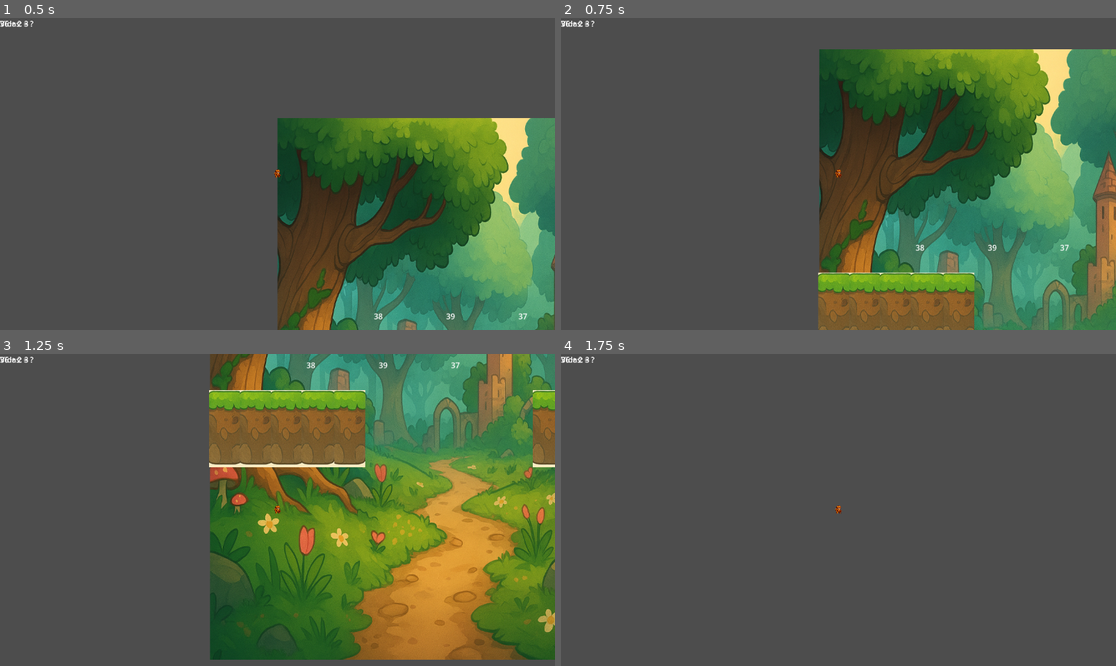
Above: before the commit, frames 1-4 (two rows, left to right).
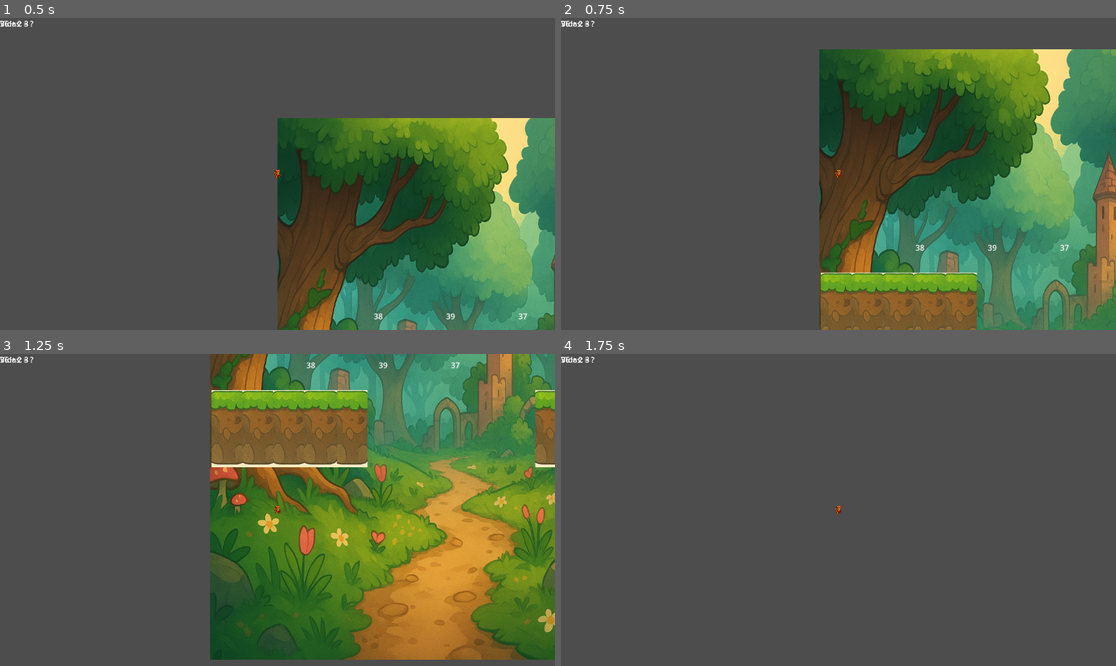
Above: after the commit, the same moments.

Repository: JoaooHolanda/ponte_dos_numeros
Game: Godot game, scene res://Cenas/fase_1.tscn
The game is run twice, just before and just after one commit, with the same random seed, the same clock (stepped at 60 frames per second) and the same inputs. This scene is started directly instead of the project's main scene.
Inputs:
- Up to frame 1 (0.5 s): no input
- Up to frame 2 (0.75 s): tap Enter (ui_accept) at 0.5 s; hold Right (ui_right) from 0.53 s (still down)
- Up to frame 3 (1.25 s): keep holding Right (ui_right); tap Enter (ui_accept) at 0.77 s
- Up to frame 4 (1.75 s): keep holding Right (ui_right); tap Enter (ui_accept) at 1.52 s

Frame 1 is identical in both runs. In frame 2, 0.9% of the frame differs, in the area x 46-75%, y 81-100%; in frame 3, 1.3%, in the area x 37-100%, y 11-37%; in frame 4, nothing differs.

Commit message:
colisões corrigidas/tilemapcorrigido

Diff:
--- a/Assets/tileSets/atlas.tres
+++ b/Assets/tileSets/atlas.tres
@@ -6151,4 +6151,6 @@
 63:95/0 = 0
 
 [resource]
+physics_layer_0/collision_layer = 1
+physics_layer_0/collision_mask = 2
 sources/0 = SubResource("TileSetAtlasSource_eo7lk")
--- a/Cenas/fase_1.tscn
+++ b/Cenas/fase_1.tscn
@@ -15,6 +15,7 @@
 expand_mode = 1
 
 [node name="TileMap" type="TileMap" parent="."]
+position = Vector2(5, 0)
 tile_set = ExtResource("3_00j4k")
 format = 2
 layer_0/tile_data = PackedInt32Array(1900544, 1900544, 38, 1966080, 1900544, 39, 2031616, 1900544, 40, 2097152, 1900544 …(11357 unchanged characters)…
@@ -36,4 +37,4 @@
 [node name="somDeErro" type="AudioStreamPlayer2D" parent="."]
 
 [node name="jogador" parent="." instance=ExtResource("4_00j4k")]
-position = Vector2(136, 452)
+position = Vector2(98, 30)
--- a/Cenas/jogador.tscn
+++ b/Cenas/jogador.tscn
@@ -7,6 +7,8 @@
 size = Vector2(15, 16)
 
 [node name="jogador" type="CharacterBody2D"]
+position = Vector2(2, 0)
+collision_mask = 2
 script = ExtResource("1_ivkba")
 metadata/_edit_group_ = true
 
--- a/project.godot
+++ b/project.godot
@@ -12,7 +12,7 @@
 
 config/name="AV3EXPPRO"
 run/main_scene="uid://xisx6l6mek8w"
-config/features=PackedStringArray("4.5", "GL Compatibility")
+config/features=PackedStringArray("4.4", "GL Compatibility")
 config/icon="res://icon.svg"
 
 [input]
Not shown, changed: Assets/img/QuadriculadoPROTOTIPO.png.import
Not shown, changed: Assets/img/atlas1.png.import
Not shown, changed: Assets/img/atlas2.png.import
Not shown, changed: Assets/img/fundoMenu1.png.import
Not shown, changed: Assets/sprites/char_crouching-removed.png.import
Not shown, changed: Assets/sprites/char_idle-removed.png.import
Not shown, changed: Assets/sprites/char_jumping-removed.png.import
Not shown, changed: Assets/sprites/char_walking-removed.png.import
